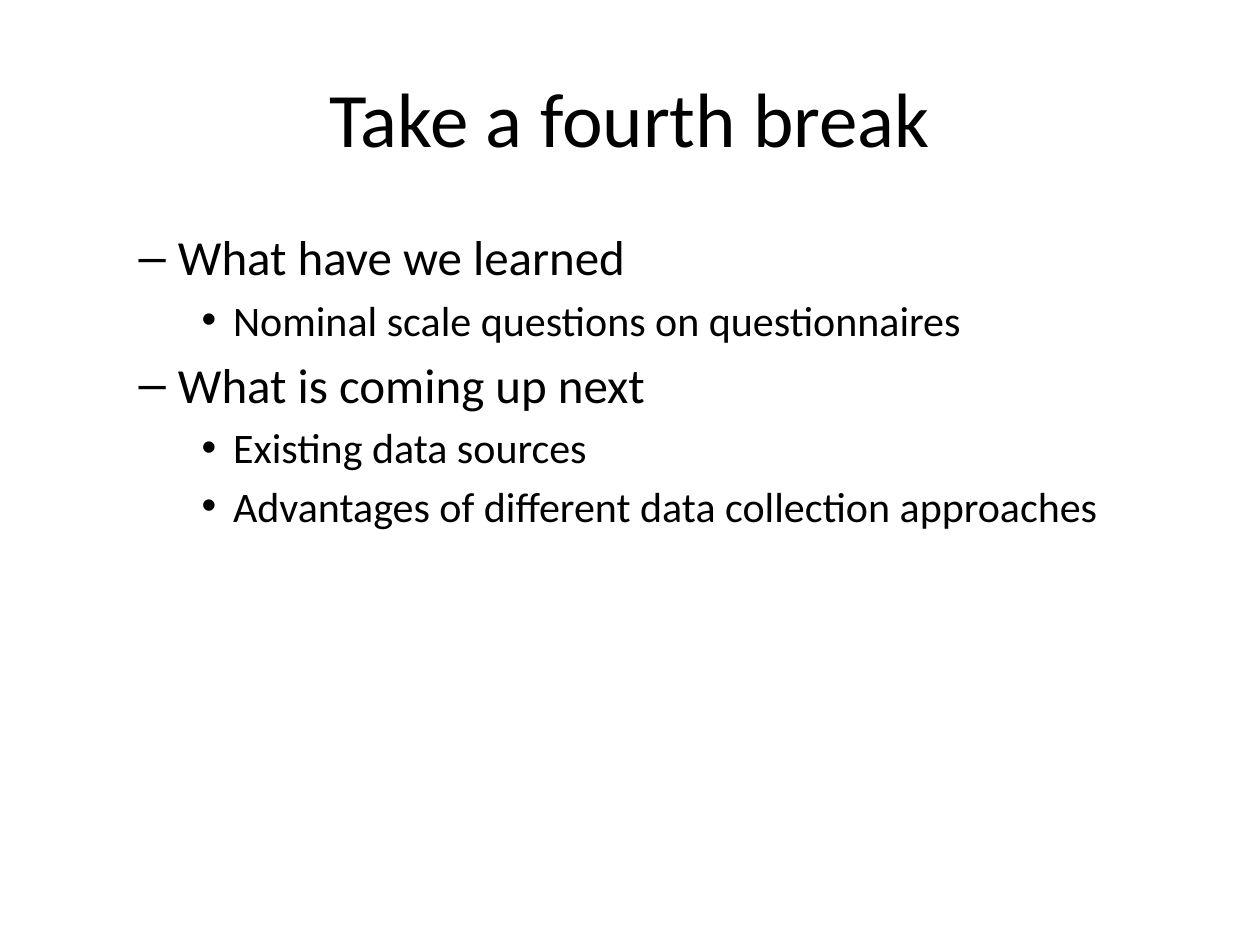
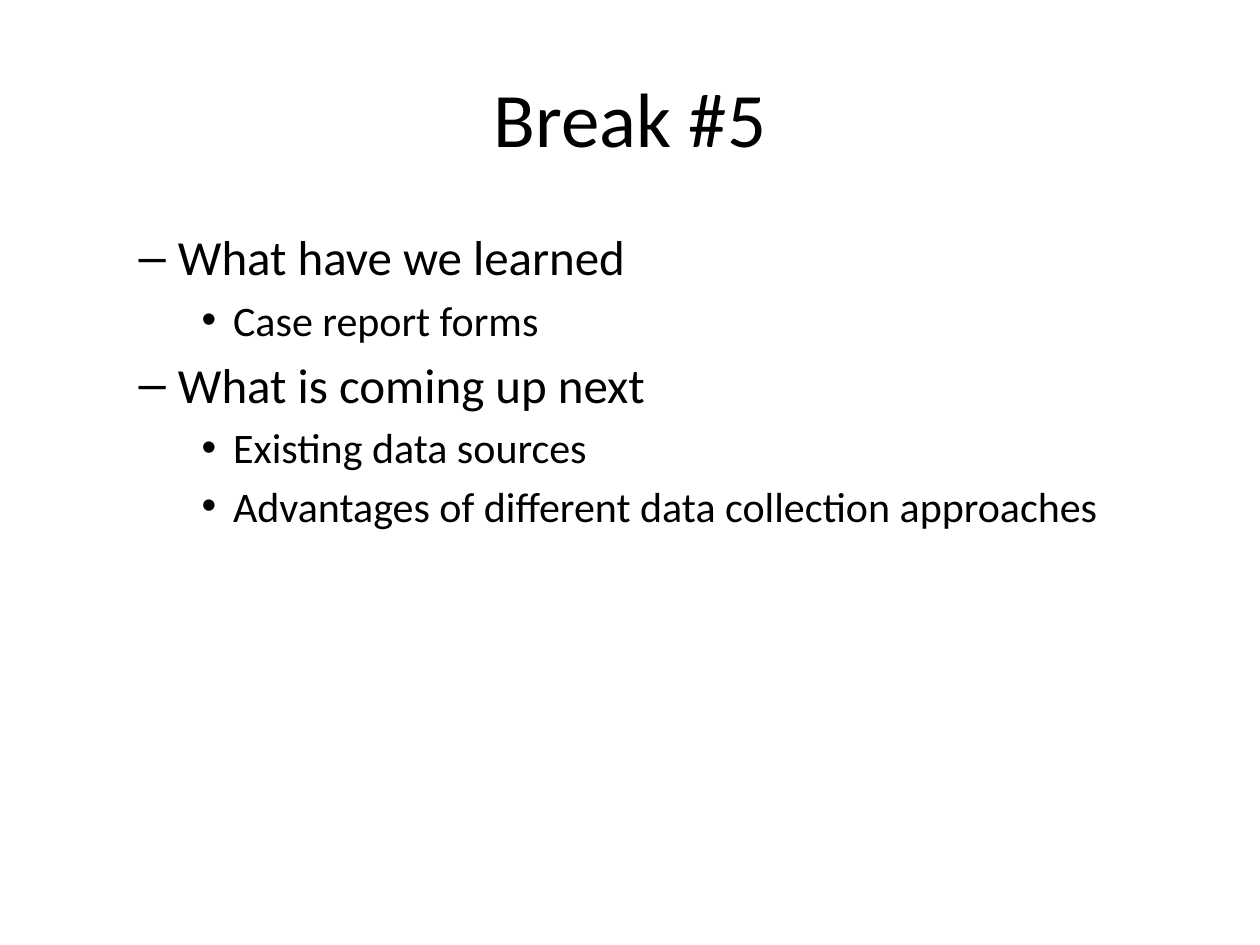
Before and after one commit to pmean/classes, a slide deck: slide 30 of clinical-research-methodology/results/video10-data-collection.pptx (slide 26 before the commit). Drawn at 1260x945 pixels with LibreOffice and Linux fonts; fonts in the diff are those of the drawing. Boxes give left, top, right and bottom in pixels: in the first picture for what was removed or moved away, otherwise in the second. Text is boxed around its words. In the diff, an @@ line names an element or a change of style, - is before the commit and + after.

```diff
--- a/clinical-research-methodology/results/video10-data-collection.pptx
+++ b/clinical-research-methodology/results/video10-data-collection.pptx
@@ title at box(494, 93, 766, 148): text changed @@
-Take a fourth break
+Break #5
@@ text at box(233, 307, 539, 343): text changed @@
-    • Nominal scale questions on questionnaires
+    • Case report forms
```
Also in this commit, not shown: 5 other slides changed, 4 slides added, 1 other file.
